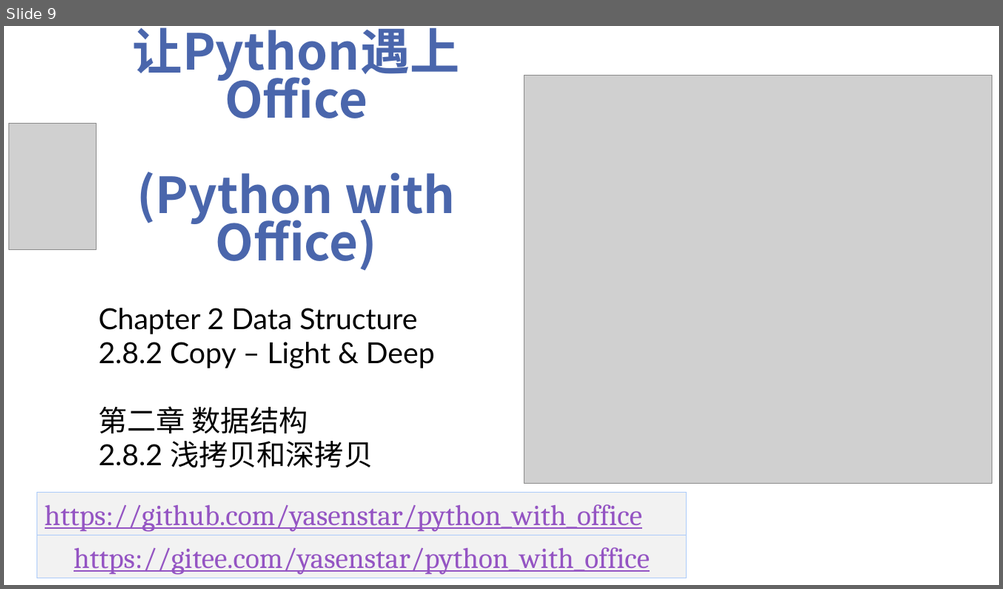
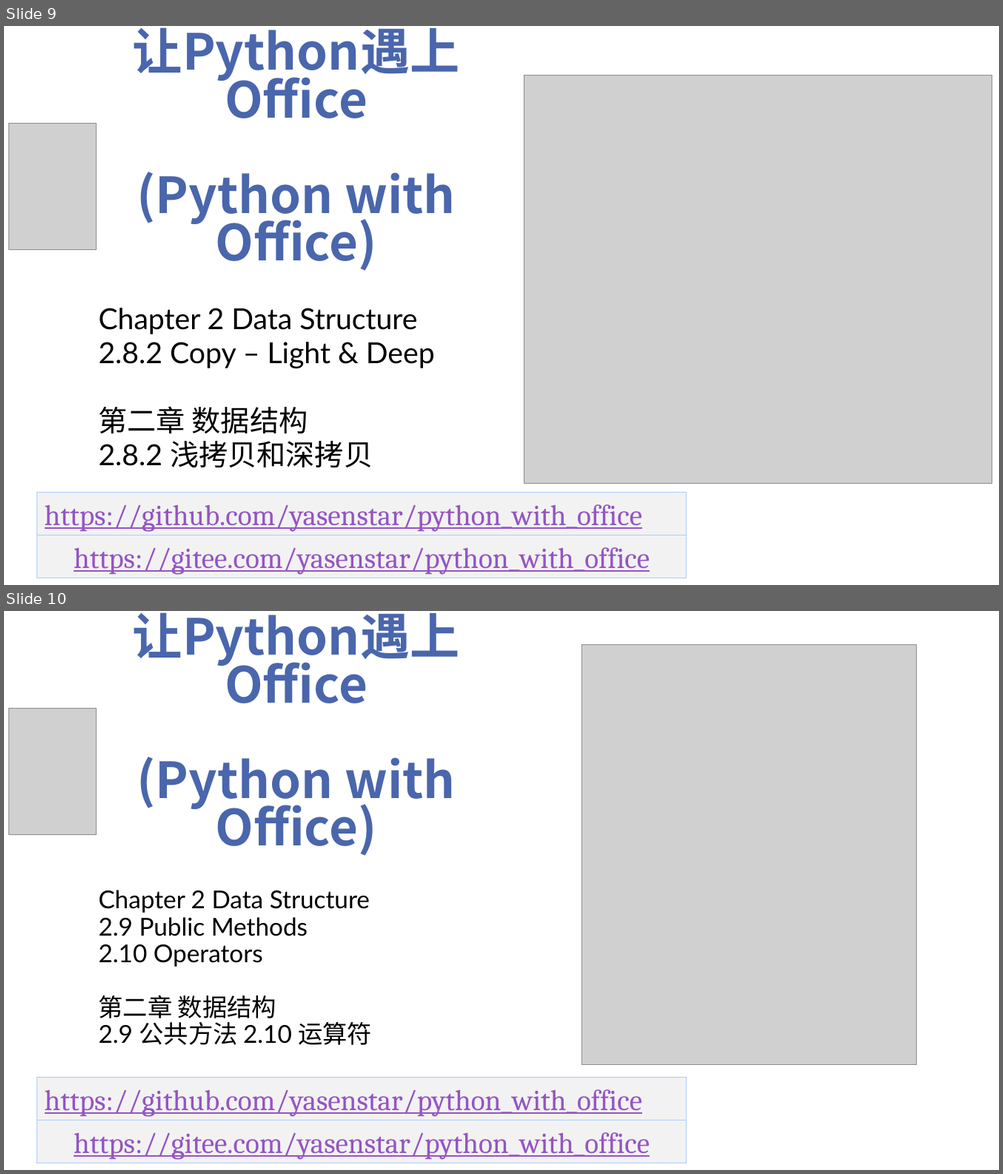
Before and after one commit to yasenstar/python_with_office, a slide deck: Video_Covers.pptx. Shown one above the other, each under a label of ours: slide 9 before the commit, slides 9 and 10 after it. The pictures are 1003x589 and 1003x1174 pixels, drawn with LibreOffice and Linux fonts; fonts in the diff are those of the drawing; grey boxes stand for pictures; background and template pictures are left out. Boxes give left, top, right and bottom in pixels: in the first picture for what was removed or moved away, otherwise in the second. Text is boxed around its words. In the diff, an @@ line names an element or a change of style, - is before the commit and + after.

```diff
--- a/Video_Covers.pptx
+++ b/Video_Covers.pptx
@@ slide 10 added at <box>4,611,999,1170</box>, background picture (left out) @@
@@ title added at <box>133,612,460,856</box>, 48 pt, text #4A66AC, bold @@
+让Python遇上Office
+(Python with Office)
@@ picture added at <box>581,645,916,1065</box> @@
@@ picture added at <box>8,708,96,834</box> @@
@@ subtitle added at <box>99,890,372,1045</box>, 23.8 pt, text #000000 @@
+Chapter 2 Data Structure
+2.9 Public Methods
+2.10 Operators
+第二章 数据结构
+2.9 公共方法 2.10 运算符
@@ rectangle added at <box>37,1078,686,1121</box>, fill #F2F2F2, outline #ACCBF9 0.75 pt, 28 pt, text #9454C3, underline @@
+https://github.com/yasenstar/python_with_office
@@ rectangle added at <box>37,1121,686,1163</box>, fill #F2F2F2, outline #ACCBF9 0.75 pt, 28 pt, text #9454C3, underline @@
+https://gitee.com/yasenstar/python_with_office
```
Also in this commit, not shown: 2 other files.
